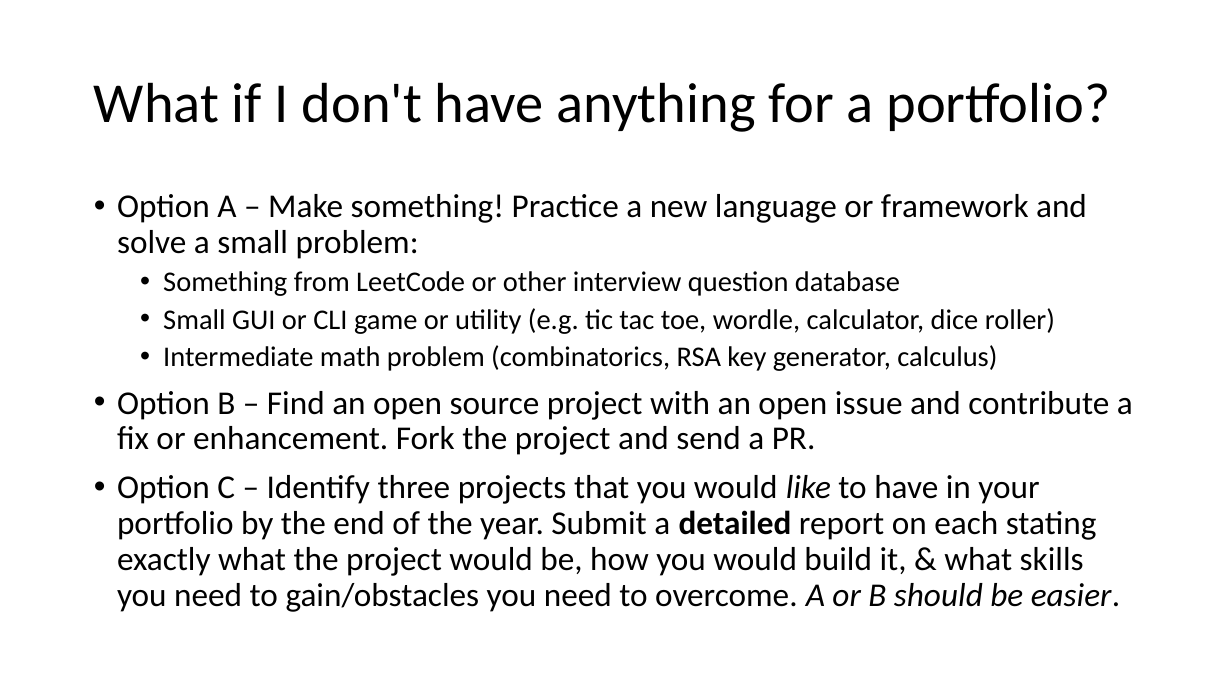
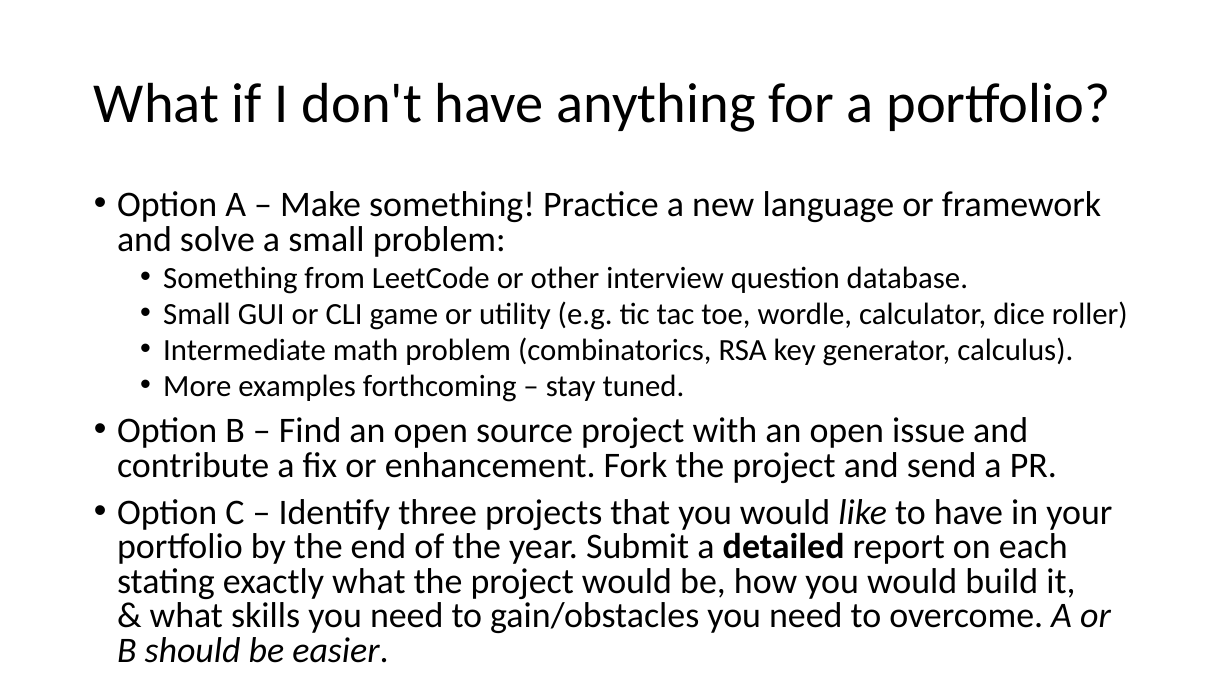
Before and after one commit to kilgallin/SWEF22, a slide deck: slide 3 of lectures/05-Tools.pptx. Drawn at 1232x693 pixels with LibreOffice and Linux fonts; fonts in the diff are those of the drawing. Boxes give left, top, right and bottom in pixels: in the first picture for what was removed or moved away, otherwise in the second. Text is boxed around its words. In the diff, an @@ line names an element or a change of style, - is before the commit and + after.

```diff
--- a/lectures/05-Tools.pptx
+++ b/lectures/05-Tools.pptx
@@ text at (x1=117, y1=191, x2=1128, y2=663): size 25.9 to 28 pt in "Option A – Make something! Practice a ...", "Option B – Find an open source ...", "Option C – Identify three projects that ..."; size 22.2 to 24 pt in "Small GUI or CLI game or utility ..."; line spacing 0.9 to 0.8 @@
@@ text at (x1=163, y1=266, x2=968, y2=294): text changed; size 22.2 to 24 pt @@
-  • Something from LeetCode or other interview question database
+  • Something from LeetCode or other interview question database.
@@ text at (x1=163, y1=337, x2=1073, y2=402): text changed; size 22.2 to 24 pt @@
-  • Intermediate math problem (combinatorics, RSA key generator, calculus)
+  • Intermediate math problem (combinatorics, RSA key generator, calculus).
+  • More examples forthcoming – stay tuned.
```
Also in this commit, not shown: 1 other slide changed, 1 other file.
